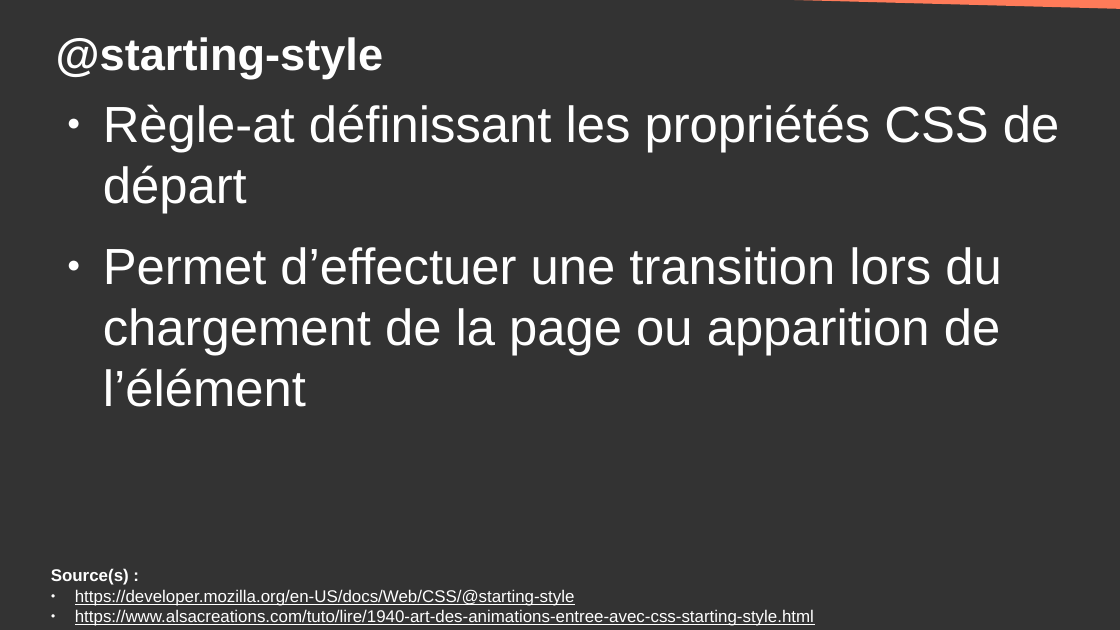
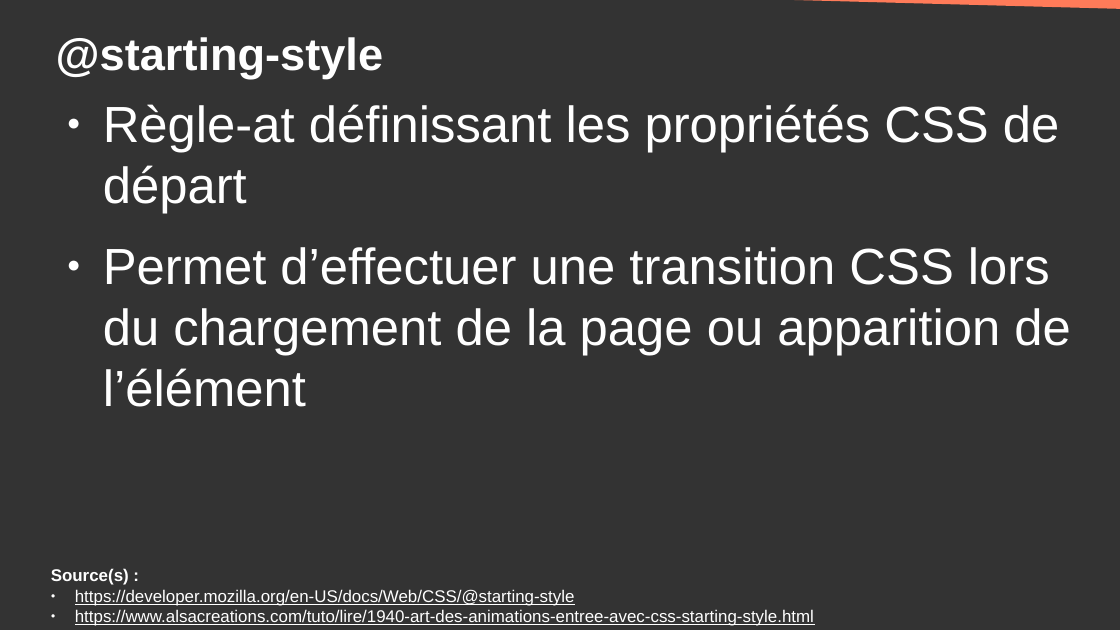
Before and after one commit to DanYellow/cours, a slide deck: slide 35 of integration-web-s2/travaux-pratiques/numero-2/presentation.odp. Drawn at 1120x630 pixels with LibreOffice and Linux fonts; fonts in the diff are those of the drawing. Boxes give left, top, right and bottom in pixels: in the first picture for what was removed or moved away, otherwise in the second. Text is boxed around its words. In the diff, an @@ line names an element or a change of style, - is before the commit and + after.

```diff
--- a/integration-web-s2/travaux-pratiques/numero-2/presentation.odp
+++ b/integration-web-s2/travaux-pratiques/numero-2/presentation.odp
@@ text at [103,247,1070,407]: text changed @@
-● Permet d’effectuer une transition lors du chargement de la page ou apparition de l’élément
+● Permet d’effectuer une transition CSS lors du chargement de la page ou apparition de l’élément
```
Also in this commit, not shown: 9 other slides changed, 1 other file.
